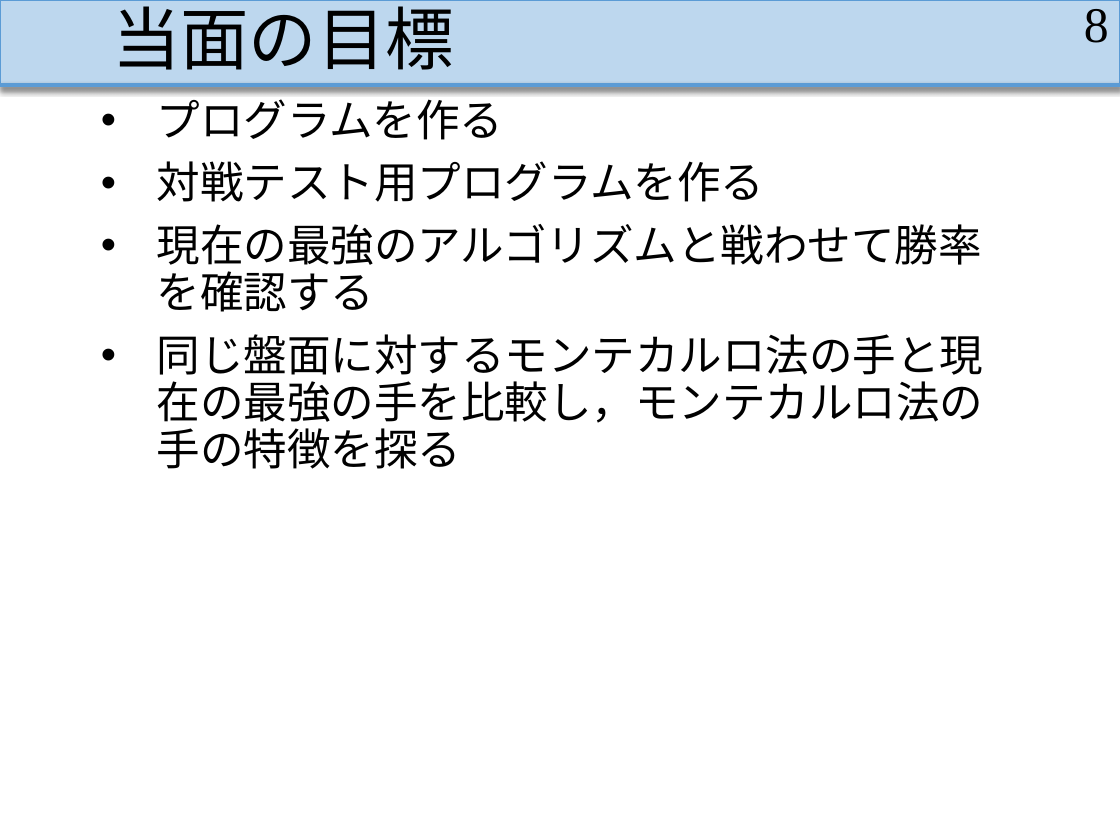
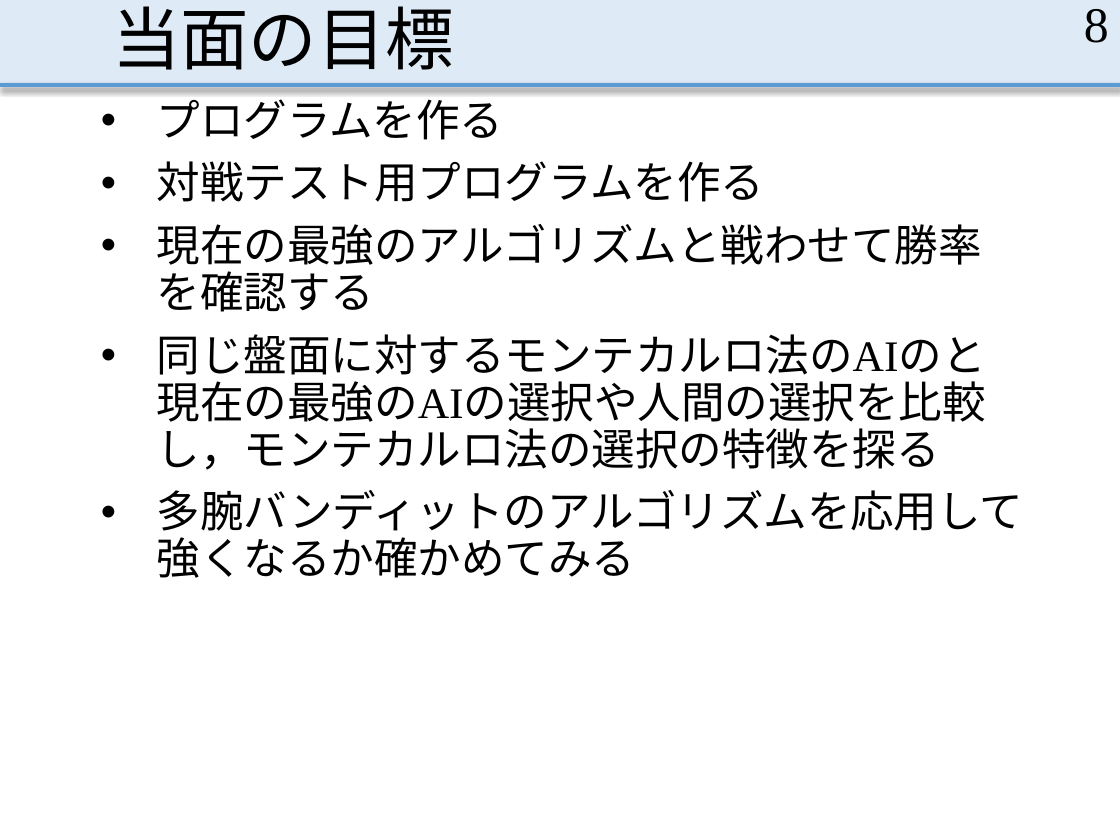
Before and after one commit to MasayaOda/SR, a slide deck: slide 8 of 中間発表.pptx. Drawn at 1120x840 pixels with LibreOffice and Linux fonts; fonts in the diff are those of the drawing. Boxes give left, top, right and bottom in pixels: in the first picture for what was removed or moved away, otherwise in the second. Text is boxed around its words. In the diff, an @@ line names an element or a change of style, - is before the commit and + after.

```diff
--- a/中間発表.pptx
+++ b/中間発表.pptx
@@ rectangle at <box>0,0,1120,85</box>: fill #BDD7EE to #DEEBF7; outline #5B9BD5 1 pt to none; shadow off @@
@@ text at <box>157,334,1023,578</box>: text changed @@
-• 同じ盤面に対するモンテカルロ法の手と現在の最強の手を比較し，モンテカルロ法の手の特徴を探る
+• 同じ盤面に対するモンテカルロ法のAIのと現在の最強のAIの選択や人間の選択を比較し，モンテカルロ法の選択の特徴を探る
+• 多腕バンディットのアルゴリズムを応用して強くなるか確かめてみる
```
Also in this commit, not shown: 7 other slides changed.
